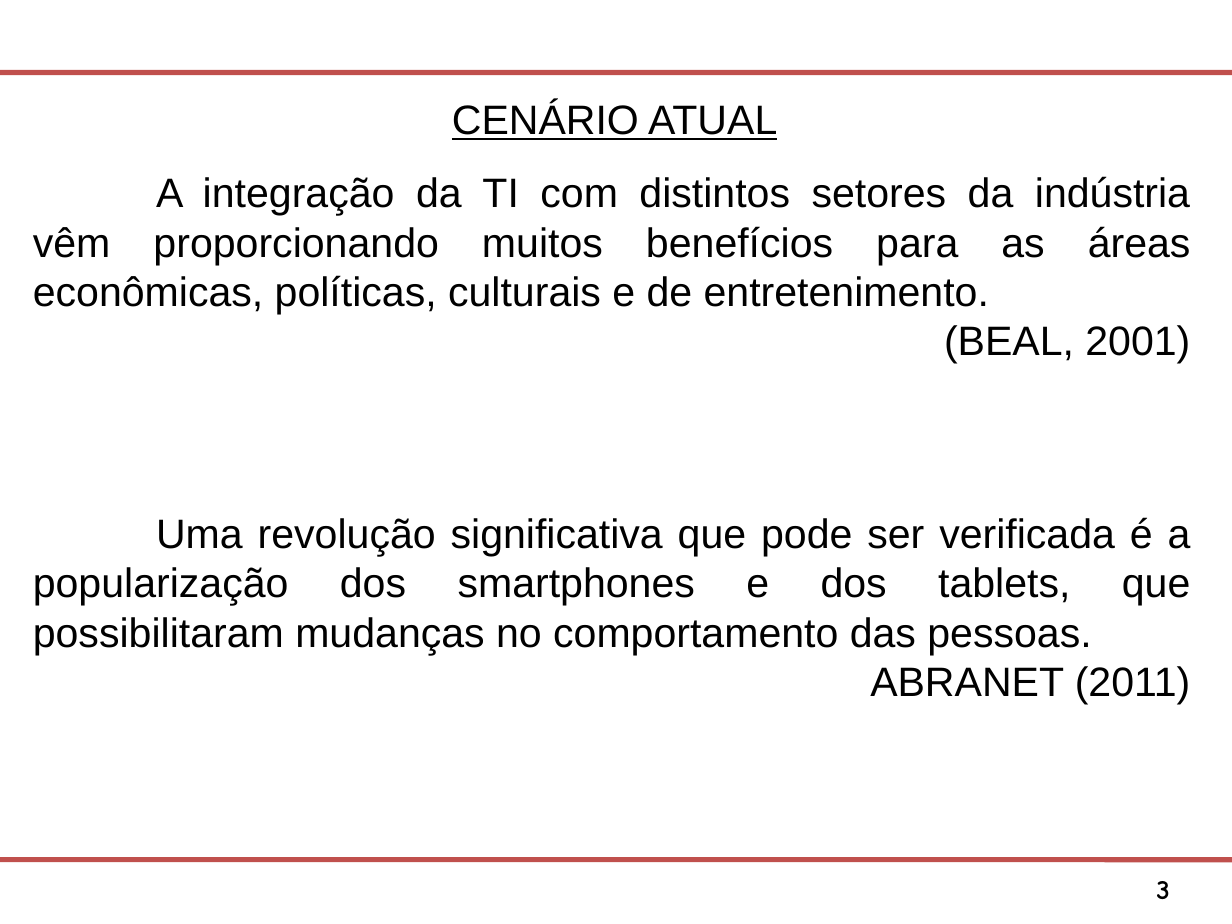
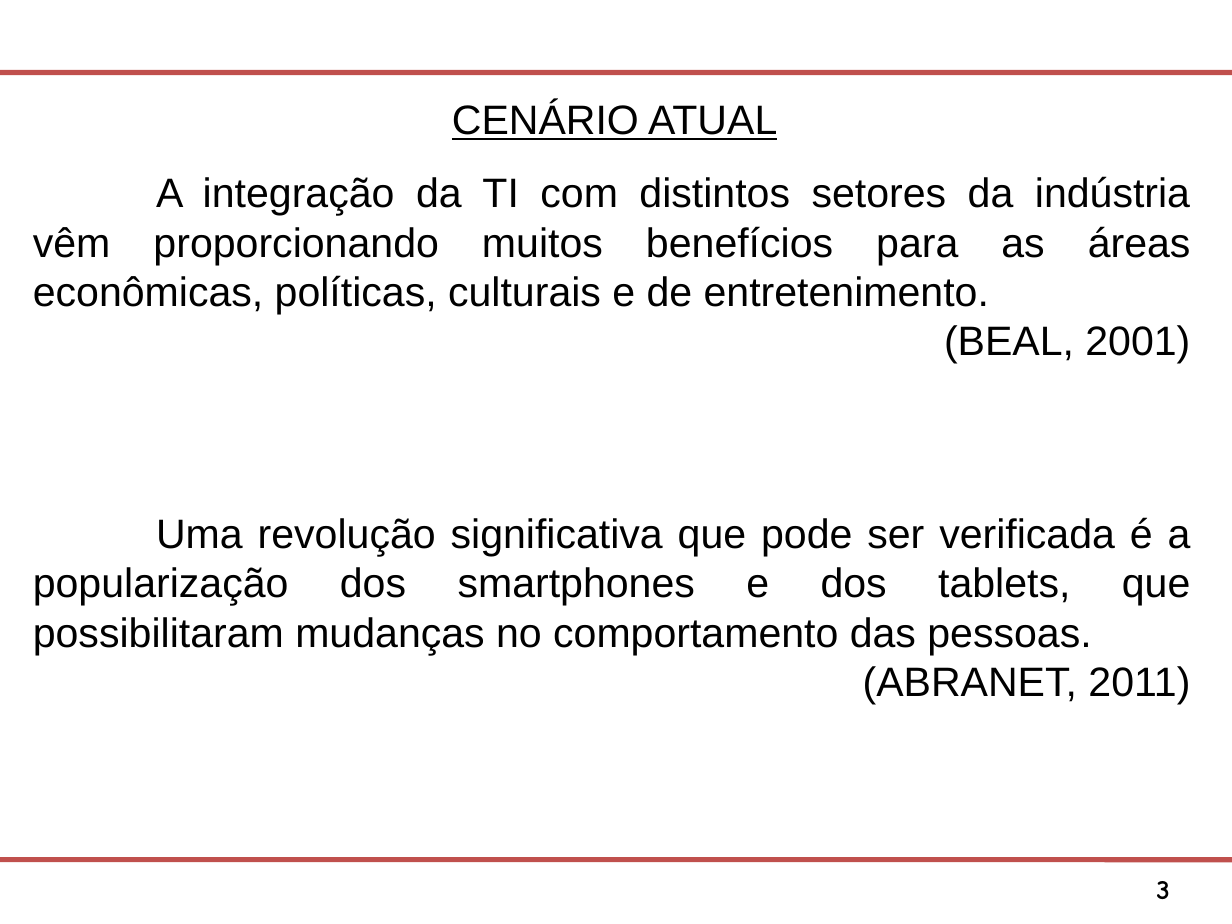
Before and after one commit to Osmar1503/TG, a slide deck: slide 3 of Modelo Apresentacao FATEC SJC.ppt. Drawn at 1232x924 pixels with LibreOffice and Linux fonts; fonts in the diff are those of the drawing; background and template pictures are left out. Boxes give left, top, right and bottom in pixels: in the first picture for what was removed or moved away, otherwise in the second. Text is boxed around its words. In the diff, an @@ line names an element or a change of style, - is before the commit and + after.

```diff
--- a/Modelo Apresentacao FATEC SJC.ppt
+++ b/Modelo Apresentacao FATEC SJC.ppt
@@ text at (863, 666, 1190, 704): text changed @@
-ABRANET (2011)
+(ABRANET, 2011)
```
Also in this commit, not shown: 8 other slides changed, 1 slide added, 1 slide removed.
